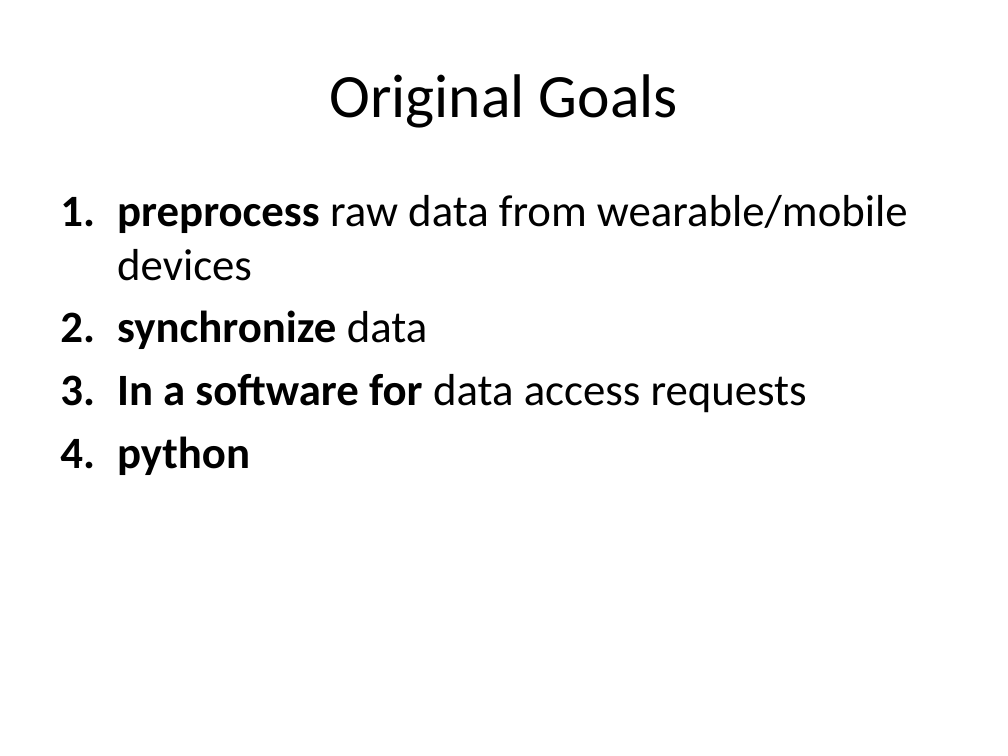
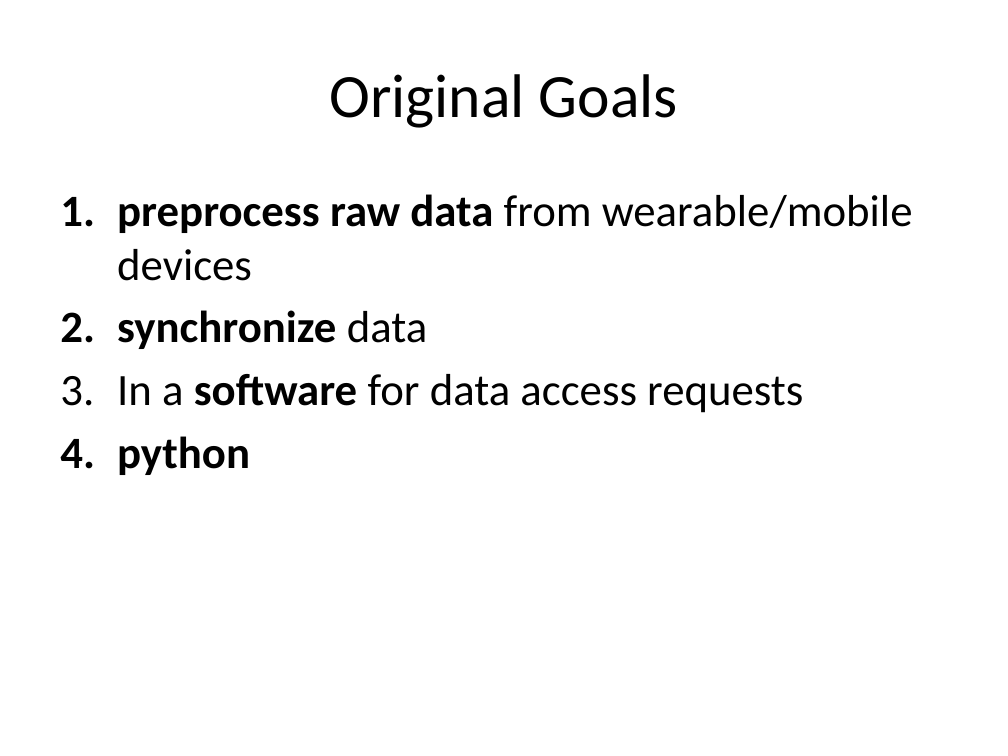
Before and after one commit to raytut/wearanize, a slide deck: slide 2 of snippets/HBS_wearanize.pptx. Drawn at 1008x756 pixels with LibreOffice and Linux fonts; fonts in the diff are those of the drawing. Boxes give left, top, right and bottom in pixels: in the first picture for what was removed or moved away, otherwise in the second. Text is boxed around its words. In the diff, an @@ line names an element or a change of style, - is before the commit and + after.

```diff
--- a/snippets/HBS_wearanize.pptx
+++ b/snippets/HBS_wearanize.pptx
@@ text at box(117, 194, 913, 413): bold on in "raw data"; bold off in "In a for" @@
```
Also in this commit, not shown: 7 other slides changed, 1 slide added.
